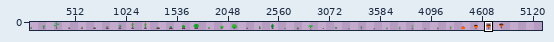
A sprite sheet gets an edit: Assets/Content/plant.png. The picture above shows the old version from afar; the outline marks the close-up.
Close-up. First the earlier version:
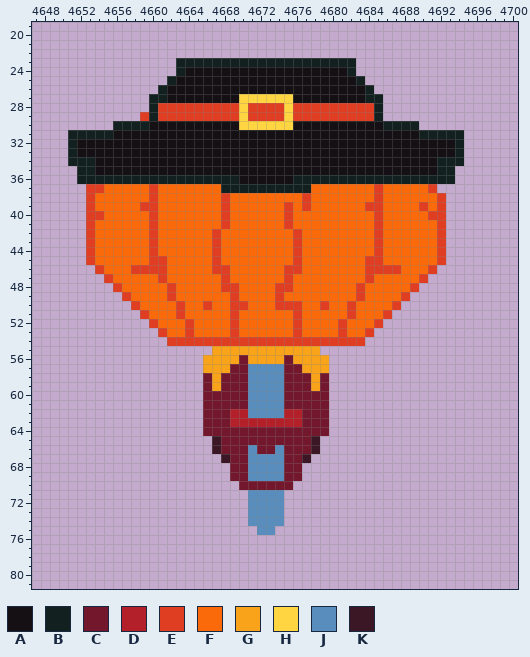
The file is 4864x128 pixels. Shown: x 4647..4700, y 19..81. The old version is drawn lined up with the new one, on the new canvas. The wide view leaves out empty margins. The commit also changed other parts of the picture, which this record leaves out.
Palette (. is transparent): A #141013  B #122020  C #73172d  D #b4202a  E #df3e23  F #fa6a0a  G #f9a31b  H #ffd541  J #588dbe  K #3b1725
Pixels before (only the part around the change), first column x 4647:
19 ....................................................
20 ....................................................
21 ....................................................
22 ....................................................
23 ................BBBBBBBBBBBBBBBBBBBB................
24 ................BAAAAAAAAAAAAAAAAAAB................
25 ...............BAAAAAAAAAAAAAAAAAAAAB...............
26 ..............BAAAAAAAAAAAAAAAAAAAAAAB..............
27 .............BBAAAAAAAAHHHHHHAAAAAAAABB.............
28 .............BEEEEEEEEEHEEEEHEEEEEEEEEB.............
29 ............EBEEEEEEEEEHEEEEHEEEEEEEEEB.............
30 .........BBBBAAAAAAAAAAHHHHHHAAAAAAAAAABBBB.........
31 ....BBBBBAAAAAAAAAAAAAAAAAAAAAAAAAAAAAAAAAABBBBB....
32 ....BAAAAAAAAAAAAAAAAAAAAAAAAAAAAAAAAAAAAAAAAAAB....
33 ....BAAAAAAAAAAAAAAAAAAAAAAAAAAAAAAAAAAAAAAAAAAB....
34 ....BBBAAAAAAAAAAAAAAAAAAAAAAAAAAAAAAAAAAAAAABBB....
35 .....BBAAAAAAAAAAAAAAAAAAAAAAAAAAAAAAAAAAAAAABB.....
36 .....BBBBBBBBBBBBBBBBBBAAAAAABBBBBBBBBBBBBBBBBB.....
37 ......EEFFFFFEFFFFFFFBBBBBBBBBBFFFFFFFEFFFFFE.......
38 ......EFFFFFFEFFFFFFFEFFFFFFFFEFFFFFFFEFFFFFFE......
39 ......EFFFFFEEFFFFFFFEFFFFFFEFEFFFFFFEEFFFFEFE......
40 ......EEFFFFFEFFFFFFFEFFFFFFEFFFFFFFFFEFFFFFEE......
41 ......EFFFFFFEFFFFFFFEFFFFFFEFFFFFFFFFEFFFFFFE......
42 ......EFFFFFFEFFFFFFEFFFFFFFFEFFFFFFFFEFFFFFFE......
43 ......EFFFFFFEFFFFFFEFFFFFFFFEFFFFFFFFEFFFFFFE......
44 ......EFFFFFFEFFFFFFEFFFFFFFFEFFFFFFFFEFFFFFFE......
45 ......EFFFFFFEEFFFFFEFFFFFFFFEFFFFFFFEEFFFFFFE......
46 .......EFFFEEEEFFFFFEEFFFFFFEEFFFFFFFEEEEFFFE.......
47 ........EFFFFFEFFFFFFEFFFFFFEFFFFFFFFEFFFFFE........
48 .........EFFFFFEFFFFFEEFFFFEEFFFFFFFEFFFFFE.........
49 ..........EFFFFEFFFFFFEFFFFEFFFFFFFFEFFFFE..........
50 ...........EFFFFEFFEFFEEFFFEEEFFEFFEFFFFE...........
51 ............EFFFEFFFFFEFFFFFFEFFFFFEFFFE............
52 .............EFFFEFFFFEFFFFFFEFFFFEFFFE.............
53 ..............EFFEFFFFEFFFFFFEFFFFEFFE..............
54 ...............EEEEEEEEEEEEEEEEEEEEEE...............
55 ....................GGGGGGGGGGGG....................
56 ...................GGGGCGGGGCGGGG...................
57 ...................GGGCCJJJJCCGGG...................
58 ...................CGCCCJJJJCCCGC...................
59 ...................CGCCCJJJJCCCGC...................
60 ...................CCCCCJJJJCCCCC...................
61 ...................CCCCCJJJJCCCCC...................
62 ...................CCCDDJJJJDDCCC...................
63 ...................CCCDDDDDDDDCCC...................
64 ...................CCCCCCCCCCCCCC...................
65 ....................KCCCCCCCCCCK....................
66 ....................KCCCJCCJCCCK....................
67 .....................KCCJJJJCCK.....................
68 ......................CCJJJJCC......................
69 ......................CCJJJJCC......................
70 .......................CCCCCC.......................
71 ........................JJJJ........................
72 ........................JJJJ........................
73 ........................JJJJ........................
74 ........................JJJJ........................
75 .........................JJ.........................
76 ....................................................
77 ....................................................
78 ....................................................
79 ....................................................
80 ....................................................
81 ....................................................
The result:
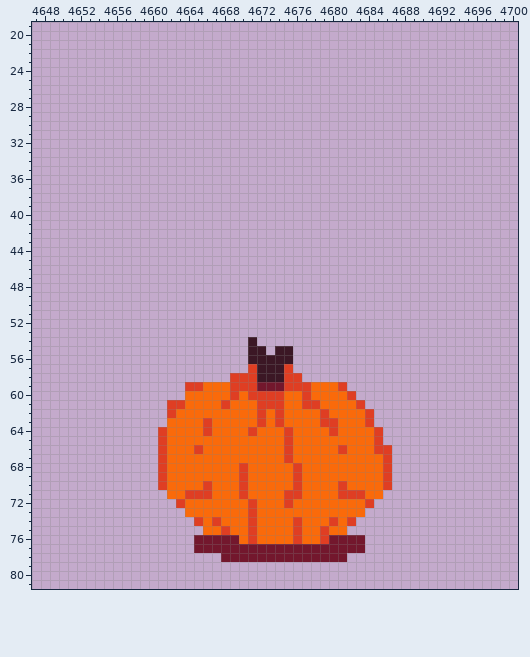
Edits made:
canvas 4864x128 -> 5248x128
y 23: x 4663..4682 BBBBBBBBBBBBBBBBBBBB -> ....................
y 24: x 4663..4682 BAAAAAAAAAAAAAAAAAAB -> ....................
y 25: x 4662..4683 BAAAAAAAAAAAAAAAAAAAAB -> ......................
y 26: x 4661..4684 BAAAAAAAAAAAAAAAAAAAAAAB -> ........................
y 27: x 4660..4685 BBAAAAAAAAHHHHHHAAAAAAAABB -> ..........................
y 28: x 4660..4685 BEEEEEEEEEHEEEEHEEEEEEEEEB -> ..........................
y 29: x 4659..4685 EBEEEEEEEEEHEEEEHEEEEEEEEEB -> ...........................
y 30: x 4656..4689 BBBBAAAAAAAAAAHHHHHHAAAAAAAAAABBBB -> ..................................
y 31: x 4651..4694 BBBBBAAAAAAAAAAAAAAAAAAAAAAAAAAAAAAAAAABBBBB -> ............................................
y 32..33: x 4651..4694 BAAAAAAAAAAAAAAAAAAAAAAAAAAAAAAAAAAAAAAAAAAB -> ............................................
y 34: x 4651..4694 BBBAAAAAAAAAAAAAAAAAAAAAAAAAAAAAAAAAAAAAABBB -> ............................................
y 35: x 4652..4693 BBAAAAAAAAAAAAAAAAAAAAAAAAAAAAAAAAAAAAAABB -> ..........................................
y 36: x 4652..4693 BBBBBBBBBBBBBBBBBBAAAAAABBBBBBBBBBBBBBBBBB -> ..........................................
y 37: x 4653..4691 EEFFFFFEFFFFFFFBBBBBBBBBBFFFFFFFEFFFFFE -> .......................................
y 38: x 4653..4692 EFFFFFFEFFFFFFFEFFFFFFFFEFFFFFFFEFFFFFFE -> ........................................
y 39: x 4653..4692 EFFFFFEEFFFFFFFEFFFFFFEFEFFFFFFEEFFFFEFE -> ........................................
y 40: x 4653..4692 EEFFFFFEFFFFFFFEFFFFFFEFFFFFFFFFEFFFFFEE -> ........................................
y 41: x 4653..4692 EFFFFFFEFFFFFFFEFFFFFFEFFFFFFFFFEFFFFFFE -> ........................................
y 42..44: x 4653..4692 EFFFFFFEFFFFFFEFFFFFFFFEFFFFFFFFEFFFFFFE -> ........................................
y 45: x 4653..4692 EFFFFFFEEFFFFFEFFFFFFFFEFFFFFFFEEFFFFFFE -> ........................................
y 46: x 4654..4691 EFFFEEEEFFFFFEEFFFFFFEEFFFFFFFEEEEFFFE -> ......................................
y 47: x 4655..4690 EFFFFFEFFFFFFEFFFFFFEFFFFFFFFEFFFFFE -> ....................................
y 48: x 4656..4689 EFFFFFEFFFFFEEFFFFEEFFFFFFFEFFFFFE -> ..................................
y 49: x 4657..4688 EFFFFEFFFFFFEFFFFEFFFFFFFFEFFFFE -> ................................
y 50: x 4658..4687 EFFFFEFFEFFEEFFFEEEFFEFFEFFFFE -> ..............................
y 51: x 4659..4686 EFFFEFFFFFEFFFFFFEFFFFFEFFFE -> ............................
y 52: x 4660..4685 EFFFEFFFFEFFFFFFEFFFFEFFFE -> ..........................
y 53: x 4661..4684 EFFEFFFFEFFFFFFEFFFFEFFE -> ........................
y 54: x 4662..4683 EEEEEEEEEEEEEEEEEEEEEE -> .........K............
y 55: x 4667..4678 GGGGGGGGGGGG -> ....KK.KK...
y 56: x 4666..4679 GGGGCGGGGCGGGG -> .....KKKKK....
y 57: x 4666..4679 GGGCCJJJJCCGGG -> .....EKKKE....
y 58: x 4666..4679 CGCCCJJJJCCCGC -> ...EEEKKKEE...
y 59: x 4664..4681 ..CGCCCJJJJCCCGC.. -> EEFFFEEECCCEEEFFFE
y 60: x 4664..4682 ..CCCCCJJJJCCCCC... -> FFFFFEFEEEEFFEFFFFE
y 61: x 4662..4683 ....CCCCCJJJJCCCCC.... -> EEFFFFEFFFEEEFFEEFFFFE
y 62: x 4662..4684 ....CCCDDJJJJDDCCC..... -> EFFFFFFFFFEFEFFFFEFFFFE
y 63: x 4662..4684 ....CCCDDDDDDDDCCC..... -> FFFFEFFFFFEFEFFFFEEFFFE
y 64: x 4661..4685 .....CCCCCCCCCCCCCC...... -> EFFFFEFFFFEFFFEFFFFEFFFFE
y 65: x 4661..4685 ......KCCCCCCCCCCK....... -> EFFFFFFFFFFFFFEFFFFFFFFFE
y 66: x 4661..4686 ......KCCCJCCJCCCK........ -> EFFFEFFFFFFFFFEFFFFFEFFFEE
y 67: x 4661..4686 .......KCCJJJJCCK......... -> EFFFFFFFFFFFFFEFFFFFFFFFFE
y 68..69: x 4661..4686 ........CCJJJJCC.......... -> EFFFFFFFFEFFFFFEFFFFFFFFFE
y 70: x 4661..4686 .........CCCCCC........... -> EFFFFEFFFEFFFFFEFFFFEFFFFE
y 71: x 4662..4685 .........JJJJ........... -> FFEEEFFFEFFFFEEFFFFEEEFF
y 72: x 4663..4684 ........JJJJ.......... -> EFFFFFFFEFFFEFFFFFFFFE
y 73: x 4664..4683 .......JJJJ......... -> FFFFFFFEFFFFFFFFFFFF
y 74: x 4665..4682 ......JJJJ........ -> EFEFFFEFFFFEFFFEFE
y 75: x 4666..4681 ......JJ........ -> FFEFFEFFFFEFFEFF
y 76: x 4665..4683 ................... -> CCCCCFEFFFFEFFECCCC
y 77: x 4665..4683 ................... -> CCCCCCCCCCCCCCCCCCC
y 78: x 4668..4681 .............. -> CCCCCCCCCCCCCC
